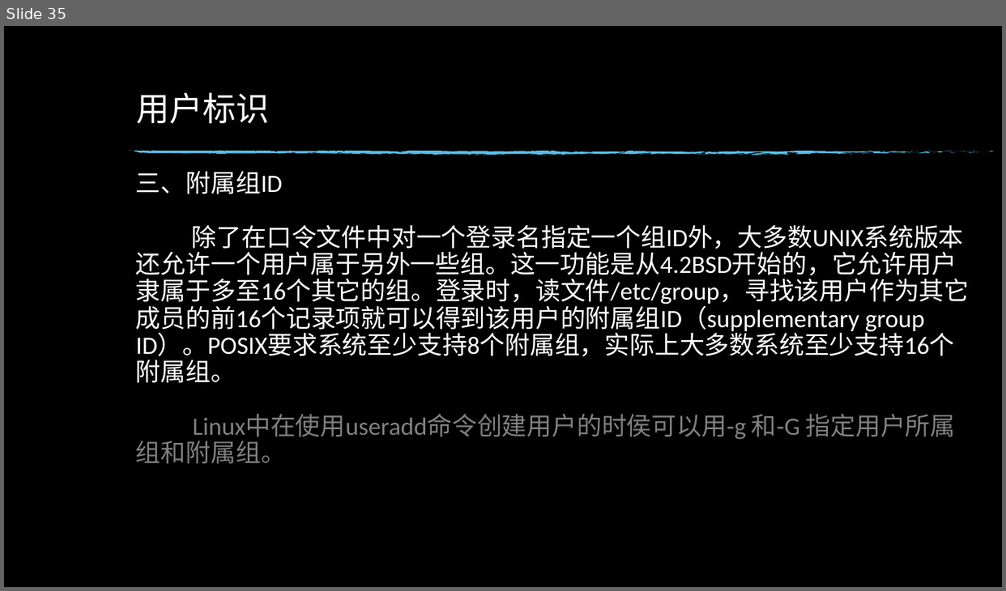
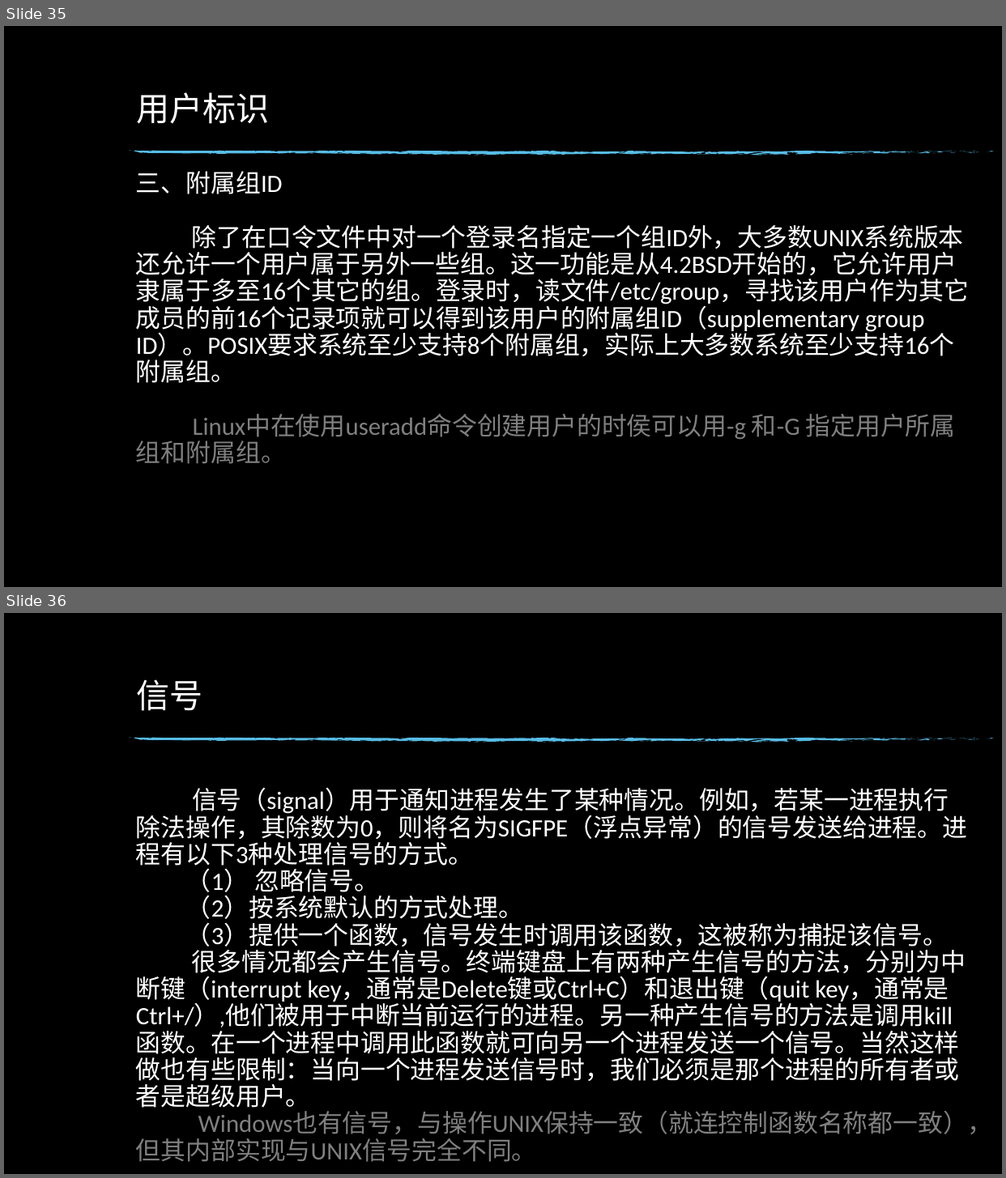
Before and after one commit to hym-dn/APUE, a slide deck: Doc/UNIX开发01.pptx. Shown one above the other, each under a label of ours: slide 35 before the commit, slides 35 and 36 after it. The pictures are 1006x591 and 1006x1178 pixels, drawn with LibreOffice and Linux fonts; fonts in the diff are those of the drawing; background and template pictures are left out. Boxes give left, top, right and bottom in pixels: in the first picture for what was removed or moved away, otherwise in the second. Text is boxed around its words. In the diff, an @@ line names an element or a change of style, - is before the commit and + after.

```diff
--- a/Doc/UNIX开发01.pptx
+++ b/Doc/UNIX开发01.pptx
@@ slide 36 added at <box>4,613,1002,1174</box>, background picture (left out); not listed: 74 template elements that a slide beside it also shows @@
@@ title added at <box>136,679,202,711</box>, 32 pt, text #FFFFFF @@
+信号
@@ text added at <box>136,787,993,1162</box>, 24 pt, text #FFFFFF @@
+信号（signal）用于通知进程发生了某种情况。例如，若某一进程执行除法操作，其除数为0，则将名为SIGFPE（浮点异常）的信号发送给进程。进程有以下3种处理信号的方式。
+（1） 忽略信号。
+（2）按系统默认的方式处理。
+（3）提供一个函数，信号发生时调用该函数，这被称为捕捉该信号。
+很多情况都会产生信号。终端键盘上有两种产生信号的方法，分别为中断键（interrupt key，通常是Delete键或Ctrl+C）和退出键（quit key，通常是Ctrl+/）,他们被用于中断当前运行的进程。另一种产生信号的方法是调用kill函数。在一个进程中调用此函数就可向另一个进程发送一个信号。当然这样做也有些限制：当向一个进程发送信号时，我们必须是那个进程的所有者或者是超级用户。
+Windows也有信号，与操作UNIX保持一致（就连控制函数名称都一致），但其内部实现与UNIX信号完全不同。
```
Also in this commit, not shown: 9 other slides added.
